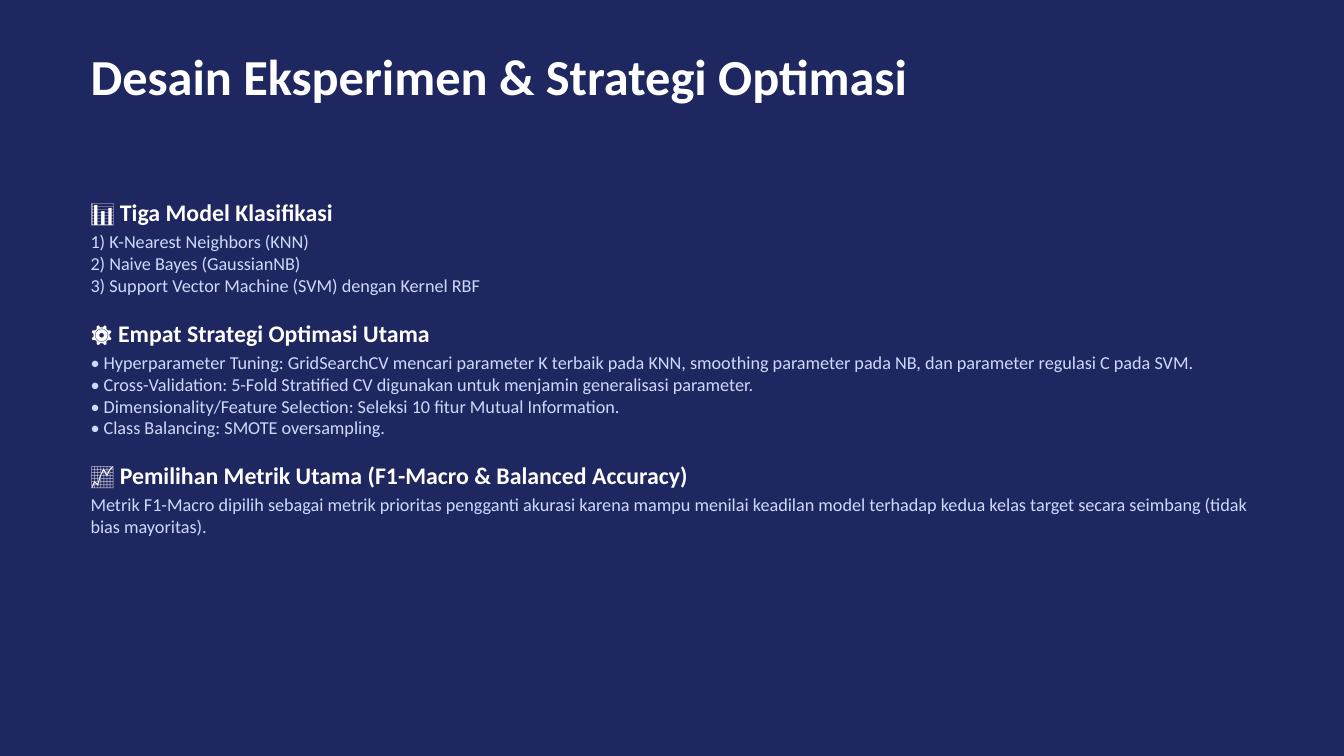
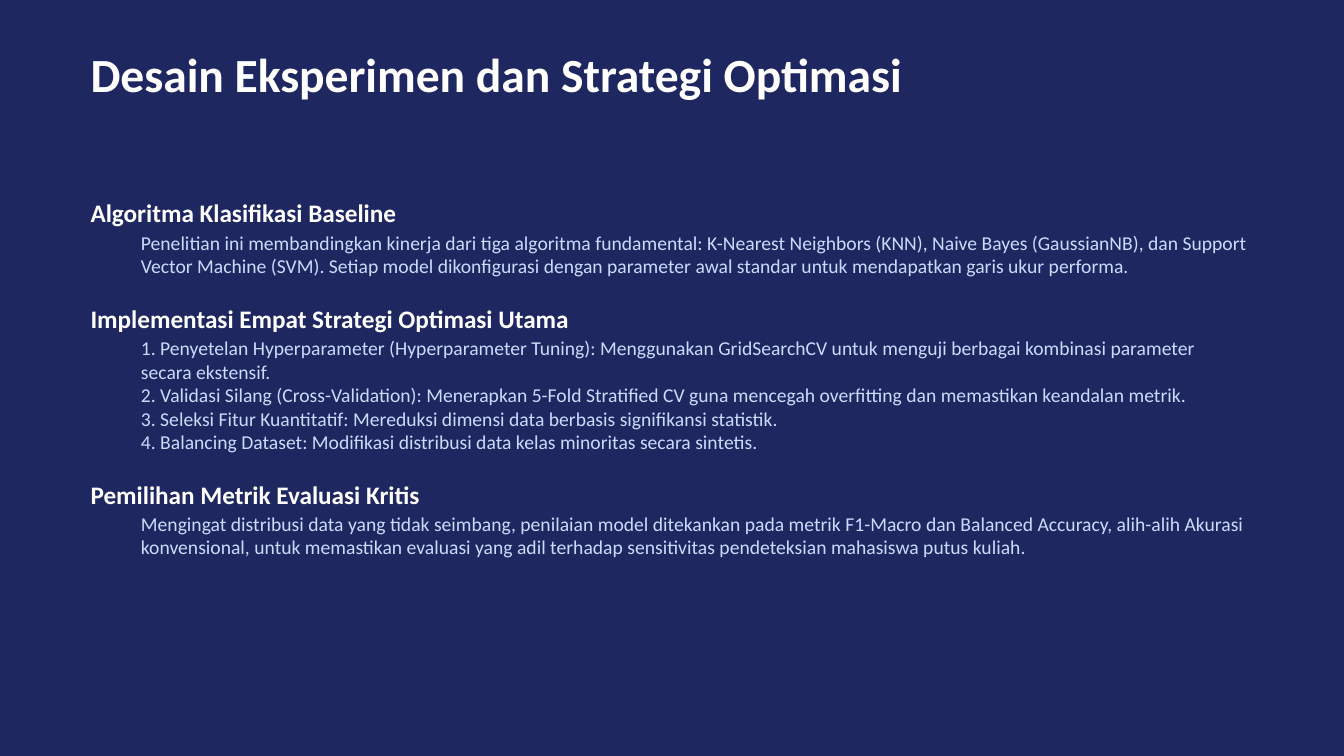
Before and after one commit to hafizmuzani011-collab/uas-ml-kelulusan, a slide deck: slide 4 of presentation/presentasi_uas_ml.pptx. Drawn at 1344x756 pixels with LibreOffice and Linux fonts; fonts in the diff are those of the drawing. Boxes give left, top, right and bottom in pixels: in the first picture for what was removed or moved away, otherwise in the second. Text is boxed around its words. In the diff, an @@ line names an element or a change of style, - is before the commit and + after.

```diff
--- a/presentation/presentasi_uas_ml.pptx
+++ b/presentation/presentasi_uas_ml.pptx
@@ text at (91, 58, 902, 100): text changed; size 36 to 34 pt @@
-Desain Eksperimen & Strategi Optimasi
+Desain Eksperimen dan Strategi Optimasi
@@ text at (91, 204, 1247, 558): text changed; size 13 to 14 pt @@
-📊 Tiga Model Klasifikasi
-1) K-Nearest Neighbors (KNN)
-2) Naive Bayes (GaussianNB)
-3) Support Vector Machine (SVM) dengan Kernel RBF
-⚙️ Empat Strategi Optimasi Utama
-• Hyperparameter Tuning: GridSearchCV mencari parameter K terbaik pada KNN, smoothing parameter pada NB, dan parameter regulasi C pada SVM.
-• Cross-Validation: 5-Fold Stratified CV digunakan untuk menjamin generalisasi parameter.
-• Dimensionality/Feature Selection: Seleksi 10 fitur Mutual Information.
-• Class Balancing: SMOTE oversampling.
-📈 Pemilihan Metrik Utama (F1-Macro & Balanced Accuracy)
-Metrik F1-Macro dipilih sebagai metrik prioritas pengganti akurasi karena mampu menilai keadilan model terhadap kedua kelas target secara seimbang (tidak bias mayoritas).
+Algoritma Klasifikasi Baseline
+  Penelitian ini membandingkan kinerja dari tiga algoritma fundamental: K-Nearest Neighbors (KNN), Naive Bayes (GaussianNB), dan Support Vector Machine (SVM). Setiap model dikonfigurasi dengan parameter awal standar untuk mendapatkan garis ukur performa.
+Implementasi Empat Strategi Optimasi Utama
+  1. Penyetelan Hyperparameter (Hyperparameter Tuning): Menggunakan GridSearchCV untuk menguji berbagai kombinasi parameter secara ekstensif.
+  2. Validasi Silang (Cross-Validation): Menerapkan 5-Fold Stratified CV guna mencegah overfitting dan memastikan keandalan metrik.
+  3. Seleksi Fitur Kuantitatif: Mereduksi dimensi data berbasis signifikansi statistik.
+  4. Balancing Dataset: Modifikasi distribusi data kelas minoritas secara sintetis.
+Pemilihan Metrik Evaluasi Kritis
+  Mengingat distribusi data yang tidak seimbang, penilaian model ditekankan pada metrik F1-Macro dan Balanced Accuracy, alih-alih Akurasi konvensional, untuk memastikan evaluasi yang adil terhadap sensitivitas pendeteksian mahasiswa putus kuliah.
```
Also in this commit, not shown: 8 other slides changed, 1 slide added, 1 slide removed, 1 other file.
